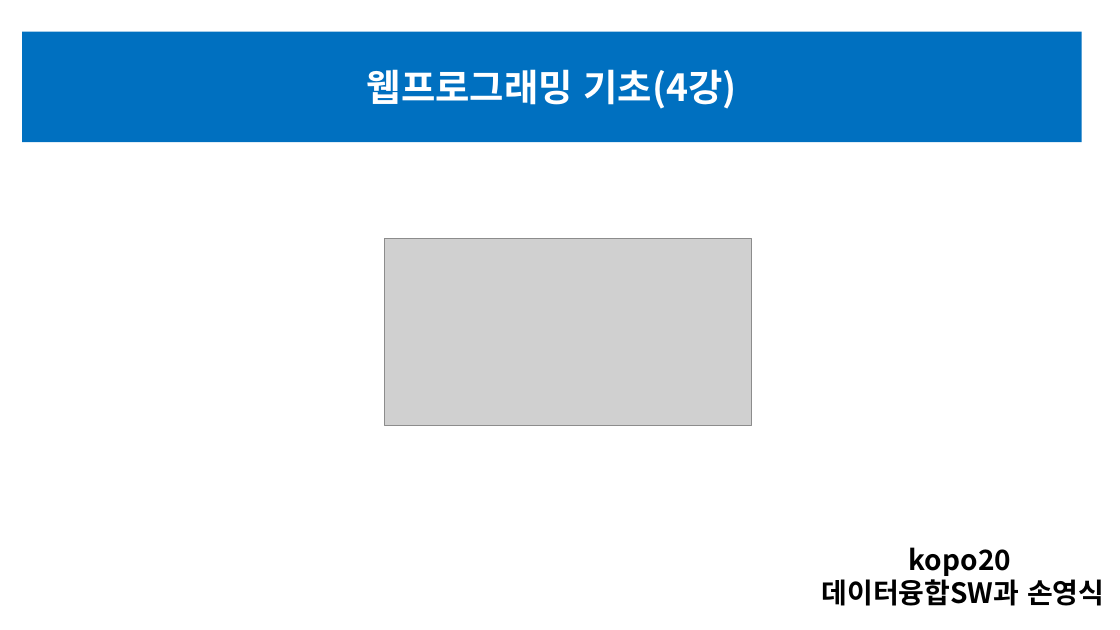
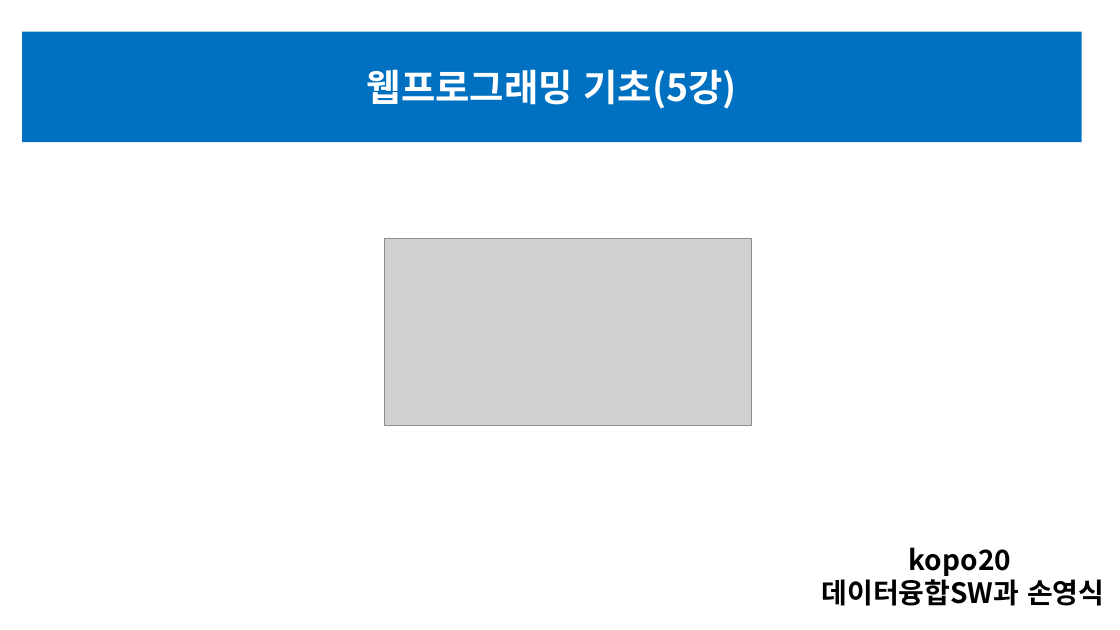
Before and after one commit to sonyoungsik/------, a slide deck: slide 1 of HTML(전체)/5월 13일 폴더/5강 과제 제출(손영식).pptx. Drawn at 1120x630 pixels with LibreOffice and Linux fonts; fonts in the diff are those of the drawing; grey boxes stand for pictures. Boxes give left, top, right and bottom in pixels: in the first picture for what was removed or moved away, otherwise in the second. Text is boxed around its words. In the diff, an @@ line names an element or a change of style, - is before the commit and + after.

```diff
--- a/HTML(전체)/5월 13일 폴더/5강 과제 제출(손영식).pptx
+++ b/HTML(전체)/5월 13일 폴더/5강 과제 제출(손영식).pptx
@@ text in rectangle at (367,69,737,109): text changed @@
-웹프로그래밍 기초(4강)
+웹프로그래밍 기초(5강)
```
Also in this commit, not shown: 4 other slides changed, 11 slides added, 13 slides removed, 11 other files.
